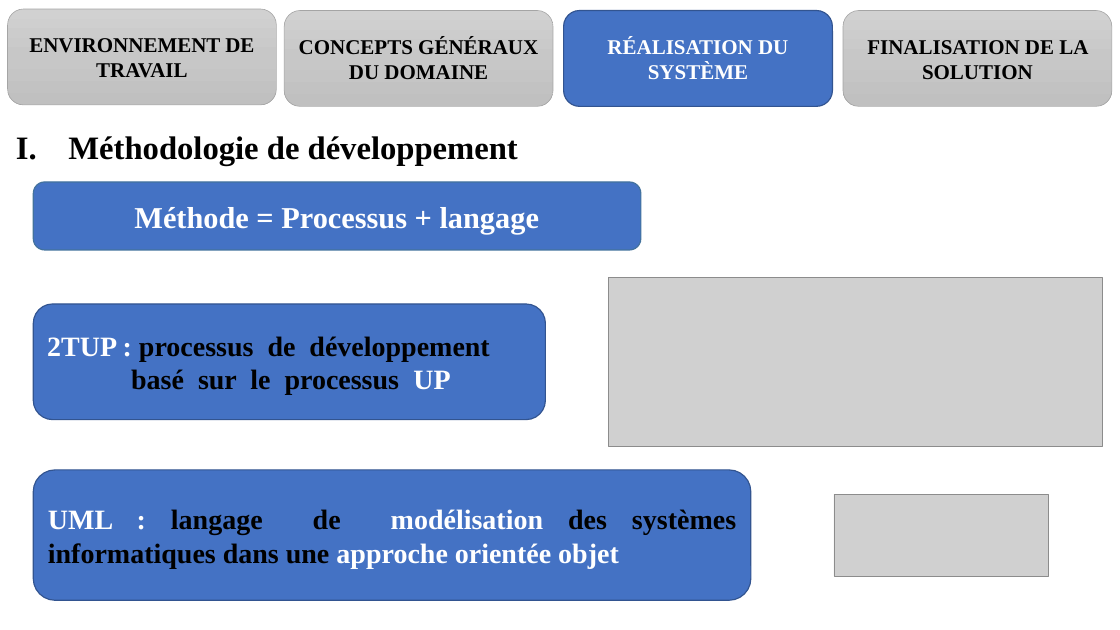
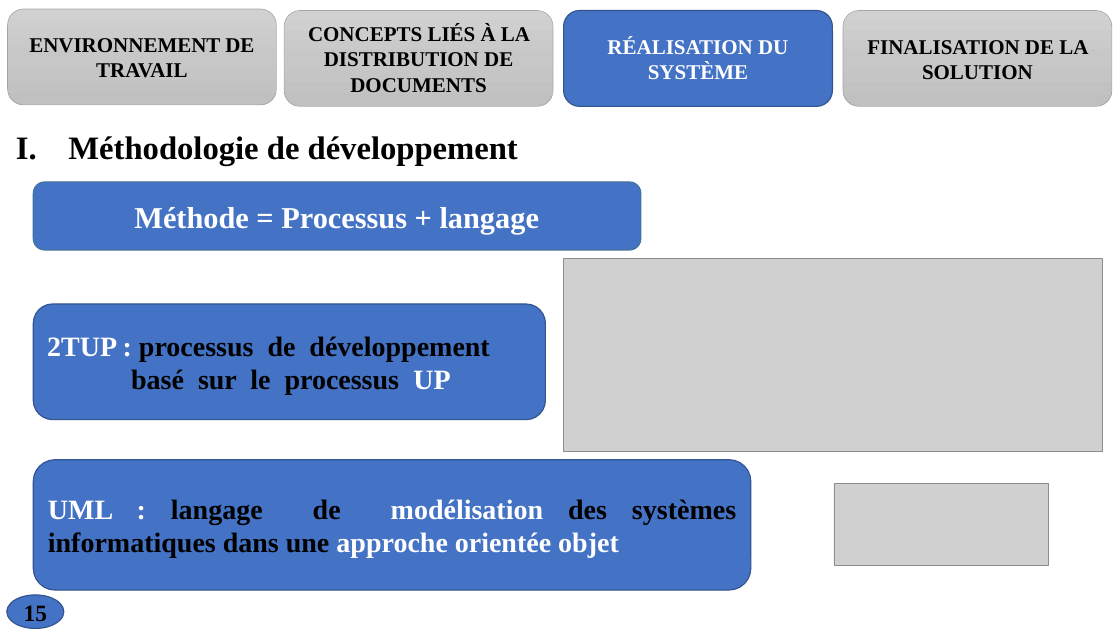
Before and after one commit to melaken/distdocs, a slide deck: slide 15 of Documents/theme/diapo.pptx (slide 14 before the commit). Drawn at 1120x630 pixels with LibreOffice and Linux fonts; fonts in the diff are those of the drawing; grey boxes stand for pictures. Boxes give left, top, right and bottom in pixels: in the first picture for what was removed or moved away, otherwise in the second. Text is boxed around its words. In the diff, an @@ line names an element or a change of style, - is before the commit and + after.

```diff
--- a/Documents/theme/diapo.pptx
+++ b/Documents/theme/diapo.pptx
@@ text in rounded rectangle at [308,25,530,92]: text changed @@
-CONCEPTS GÉNÉRAUX DU DOMAINE
+CONCEPTS LIÉS À LA DISTRIBUTION DE DOCUMENTS
@@ picture: place and size @@
-picture at [609,277,1103,446]
+picture at [564,259,1102,451]
@@ rounded rectangle "UML : langage de modélisation ...": place and size @@
-rounded rectangle "UML : langage de modélisation ..." at [34,470,751,600]
+rounded rectangle "UML : langage de modélisation ..." at [34,460,751,590]
@@ picture: place and size @@
-picture at [834,494,1049,576]
+picture at [834,484,1049,566]
@@ page number added at [7,595,64,628], fill #4472C4, outline #325491 1 pt, 20 pt, text #000000, bold @@
+15
```
Also in this commit, not shown: 28 other slides changed, 2 slides added, 26 other files.
